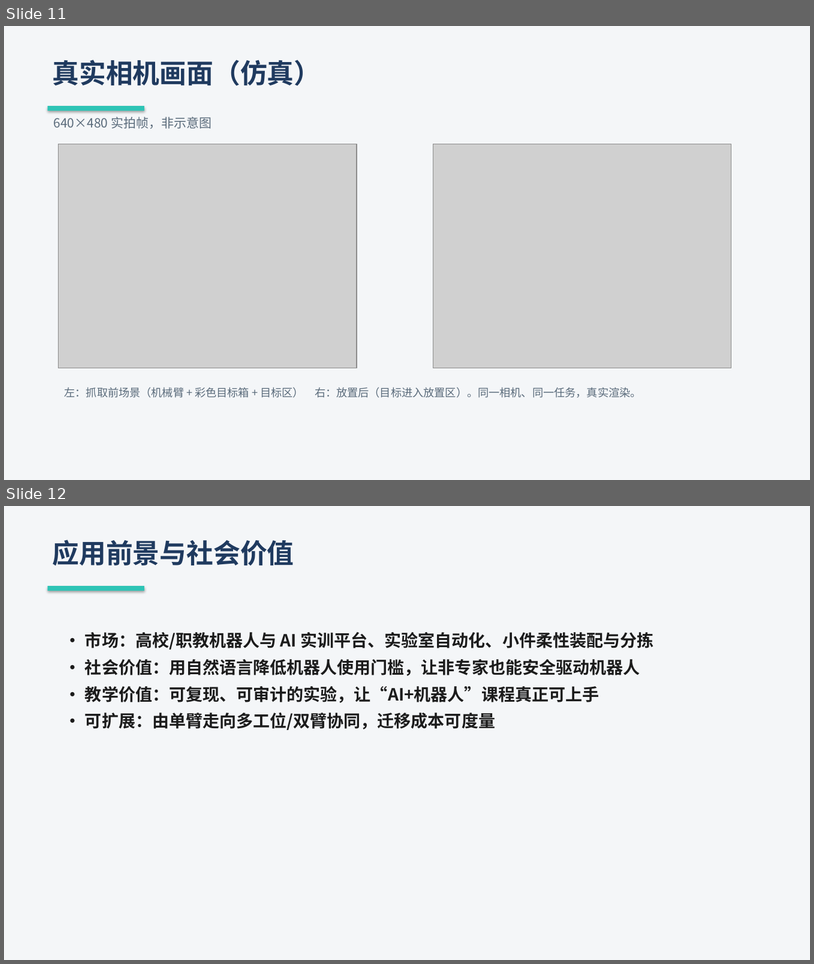
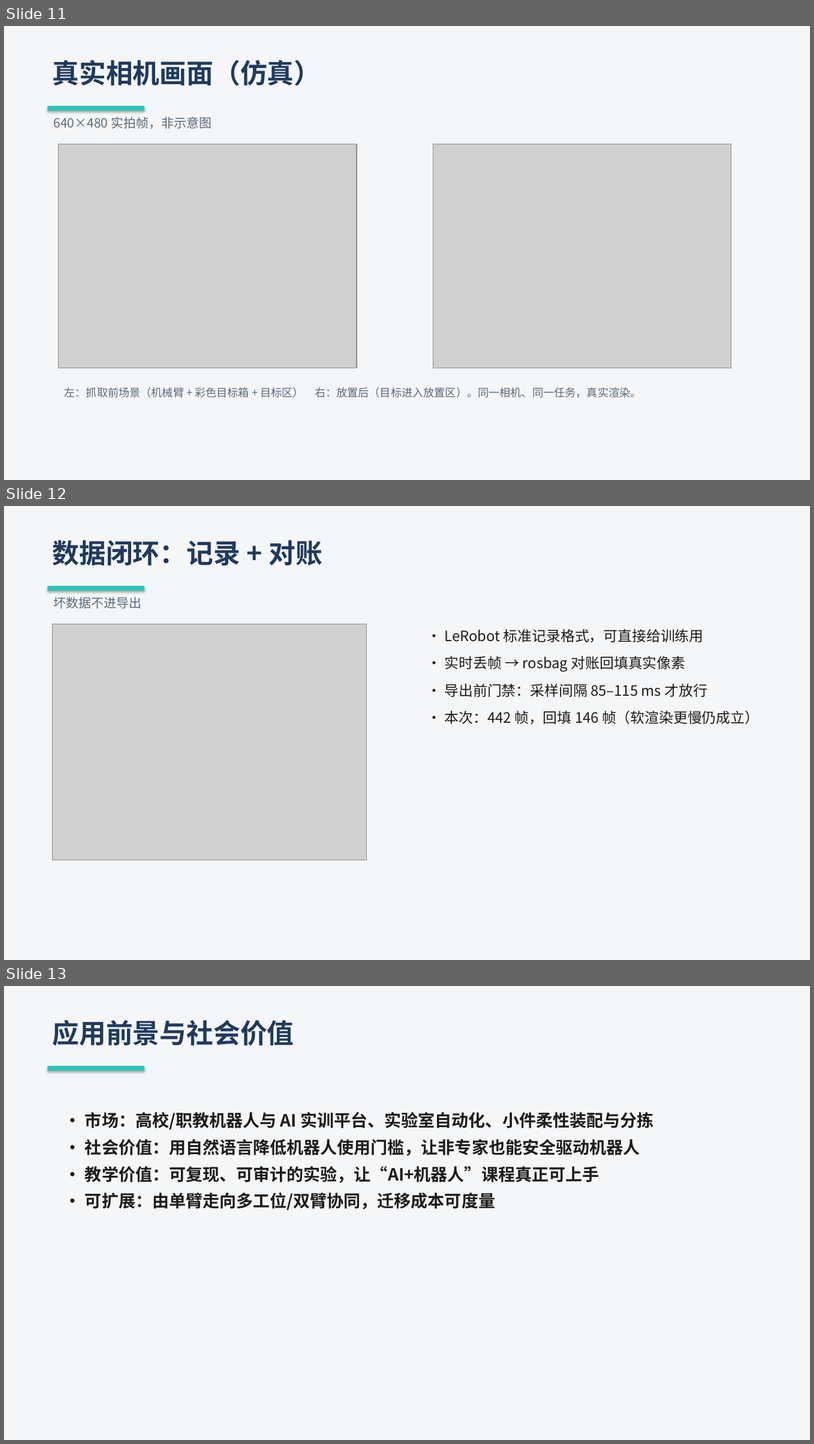
Before and after one commit to Yenefa/flexcell, a slide deck: competition/iyaic-2026/SUBMISSION/创意组_AgenticFlex_展示PPT.pptx. Shown one above the other, each under a label of ours: slides 11 and 12 before the commit, slides 11, 12 and 13 after it. The pictures are 814x964 and 814x1444 pixels, drawn with LibreOffice and Linux fonts; fonts in the diff are those of the drawing; grey boxes stand for pictures. Boxes give left, top, right and bottom in pixels: in the first picture for what was removed or moved away, otherwise in the second. Text is boxed around its words. In the diff, an @@ line names an element or a change of style, - is before the commit and + after.

Commit message:
docs(competition): add data-loop slide and consistency check
- PPT v3: 14 slides, adds a data-loop page (LeRobot record + rosbag reconcile,
  442 frames / 146 backfilled) using a real backfilled frame.
- check_consistency.py: asserts EVIDENCE.md and the defence script share the
  same key numbers and units; currently PASS.

```diff
--- a/competition/iyaic-2026/SUBMISSION/创意组_AgenticFlex_展示PPT.pptx
+++ b/competition/iyaic-2026/SUBMISSION/创意组_AgenticFlex_展示PPT.pptx
@@ slide 12 added at [4, 506, 810, 960], background #FFFFFF @@
@@ rectangle added at [4, 506, 810, 960], fill #F4F6F8 @@
@@ text added at [52, 540, 323, 565], 32 pt, text #1F3A5F, bold @@
+数据闭环：记录 + 对账
@@ rectangle added at [48, 586, 144, 591], fill #2EC4B6 @@
@@ text added at [53, 597, 141, 609], 15 pt, text #5A6B7B @@
+坏数据不进导出
@@ picture added at [53, 624, 367, 860] @@
@@ text added at [445, 629, 759, 724], 17 pt, text #1B1B1B @@
+• LeRobot 标准记录格式，可直接给训练用
+• 实时丢帧 → rosbag 对账回填真实像素
+• 导出前门禁：采样间隔 85–115 ms 才放行
+• 本次：442 帧，回填 146 帧（软渲染更慢仍成立）
@@ what was slide 12 is now slide 13 @@
```
Also in this commit, not shown: 2 other files.
